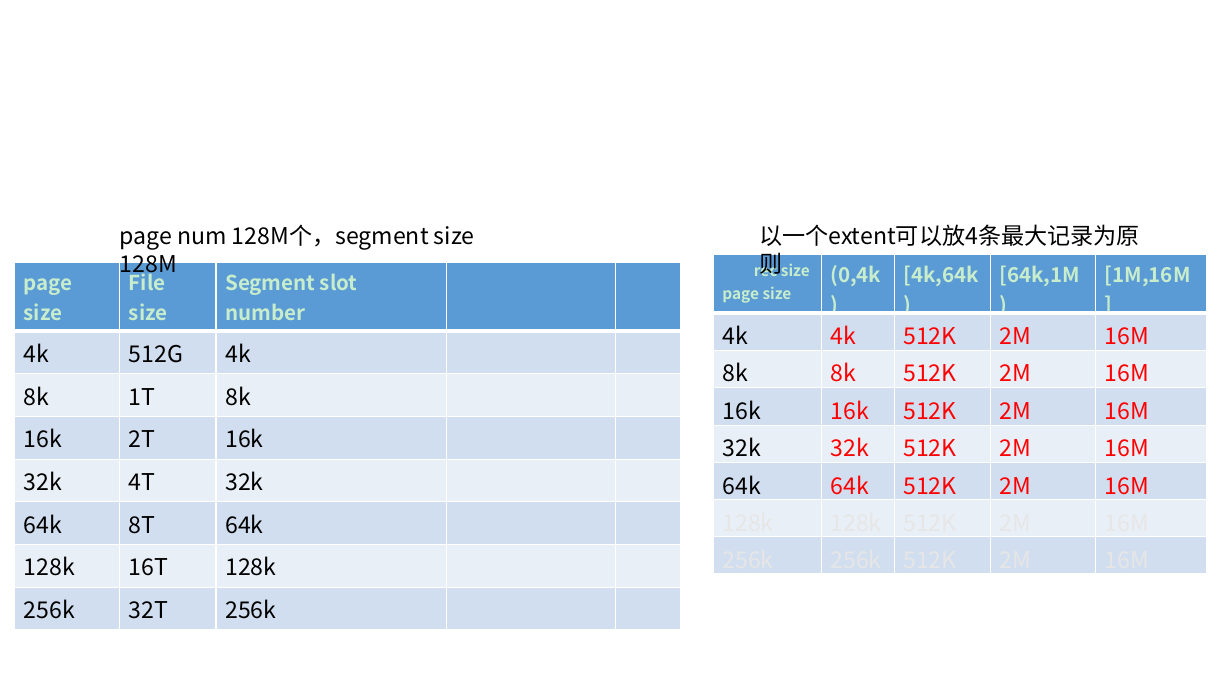
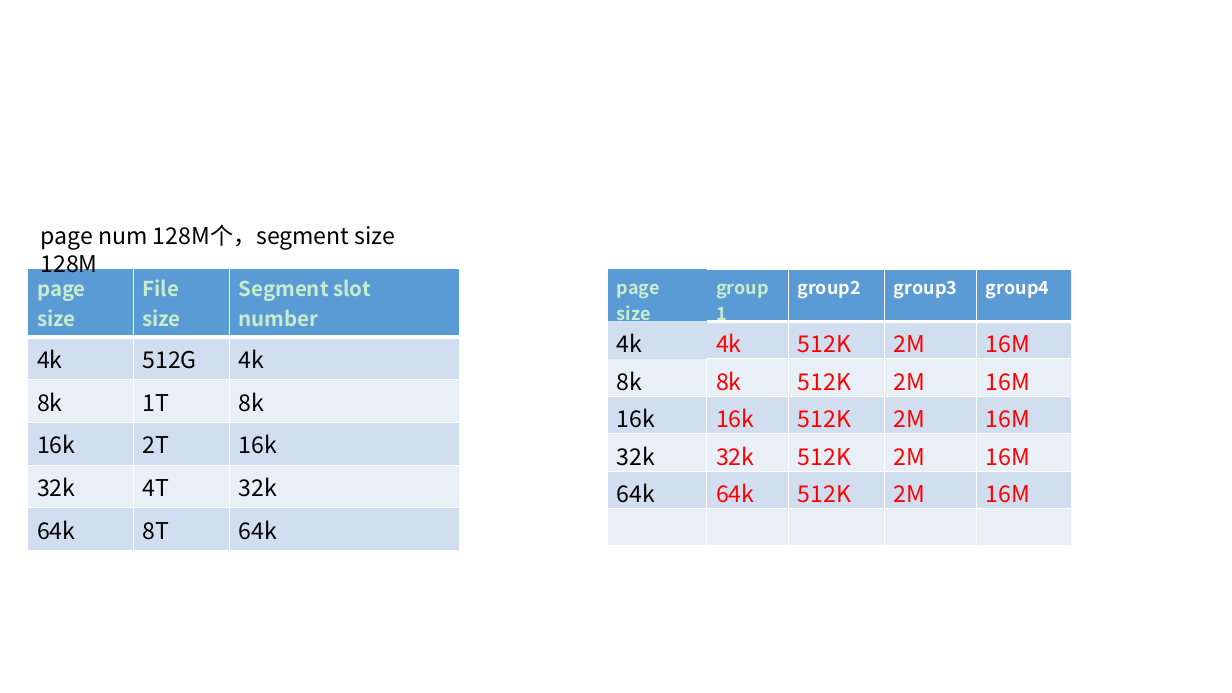
Before and after one commit to Vivian-hihi/SequoiaDB, a slide deck: slide 14 of internal_doc/03.开发设计/ACID/数据文件设计/数据文件设计讨论会20190109.pptx (slide 13 before the commit). Drawn at 1232x693 pixels with LibreOffice and Linux fonts; fonts in the diff are those of the drawing. Boxes give left, top, right and bottom in pixels: in the first picture for what was removed or moved away, otherwise in the second. Text is boxed around its words. In the diff, an @@ line names an element or a change of style, - is before the commit and + after.

```diff
--- a/internal_doc/03.开发设计/ACID/数据文件设计/数据文件设计讨论会20190109.pptx
+++ b/internal_doc/03.开发设计/ACID/数据文件设计/数据文件设计讨论会20190109.pptx
@@ text "page num 128M个，segment size 128M" moved from (x1=120, y1=224, x2=475, y2=278) to (x1=41, y1=224, x2=396, y2=278) @@
@@ text removed at (x1=759, y1=224, x2=1140, y2=246) @@
-以一个extent可以放4条最大记录为原则
@@ table at (x1=28, y1=269, x2=459, y2=544) @@
-page size | File size | Segment slot number |  | 
-4k | 512G | 4k |  | 
-8k | 1T | 8k |  | 
-16k | 2T | 16k |  | 
-32k | 4T | 32k |  | 
-64k | 8T | 64k |  | 
-128k | 16T | 128k |  | 
-256k | 32T | 256k |  | 
+page size | File size | Segment slot number
+4k | 512G | 4k
+8k | 1T | 8k
+16k | 2T | 16k
+32k | 4T | 32k
+64k | 8T | 64k
@@ table resized from (x1=15, y1=262, x2=681, y2=623) to (x1=28, y1=269, x2=459, y2=544) @@
@@ table at (x1=608, y1=269, x2=1072, y2=531) @@
-row 1: rec size / page size | (0,4k) | [4k,64k) | [64k,1M) | [1M,16M]
+row 1: page size | group1 | group2 | group3 | group4
-row 7: 128k | 128k | 512K | 2M | 16M
-row 8: 256k | 256k | 512K | 2M | 16M
+row 7:  |  |  |  | 
@@ table resized from (x1=714, y1=254, x2=1207, y2=561) to (x1=608, y1=269, x2=1072, y2=531) @@
```
Also in this commit, not shown: 7 other slides changed, 1 slide added, 1 other file.
